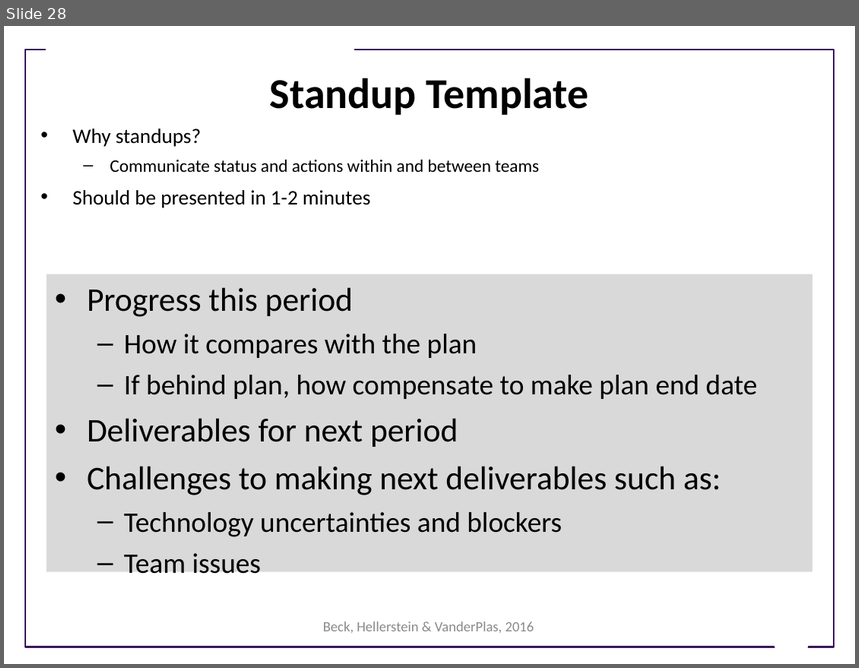
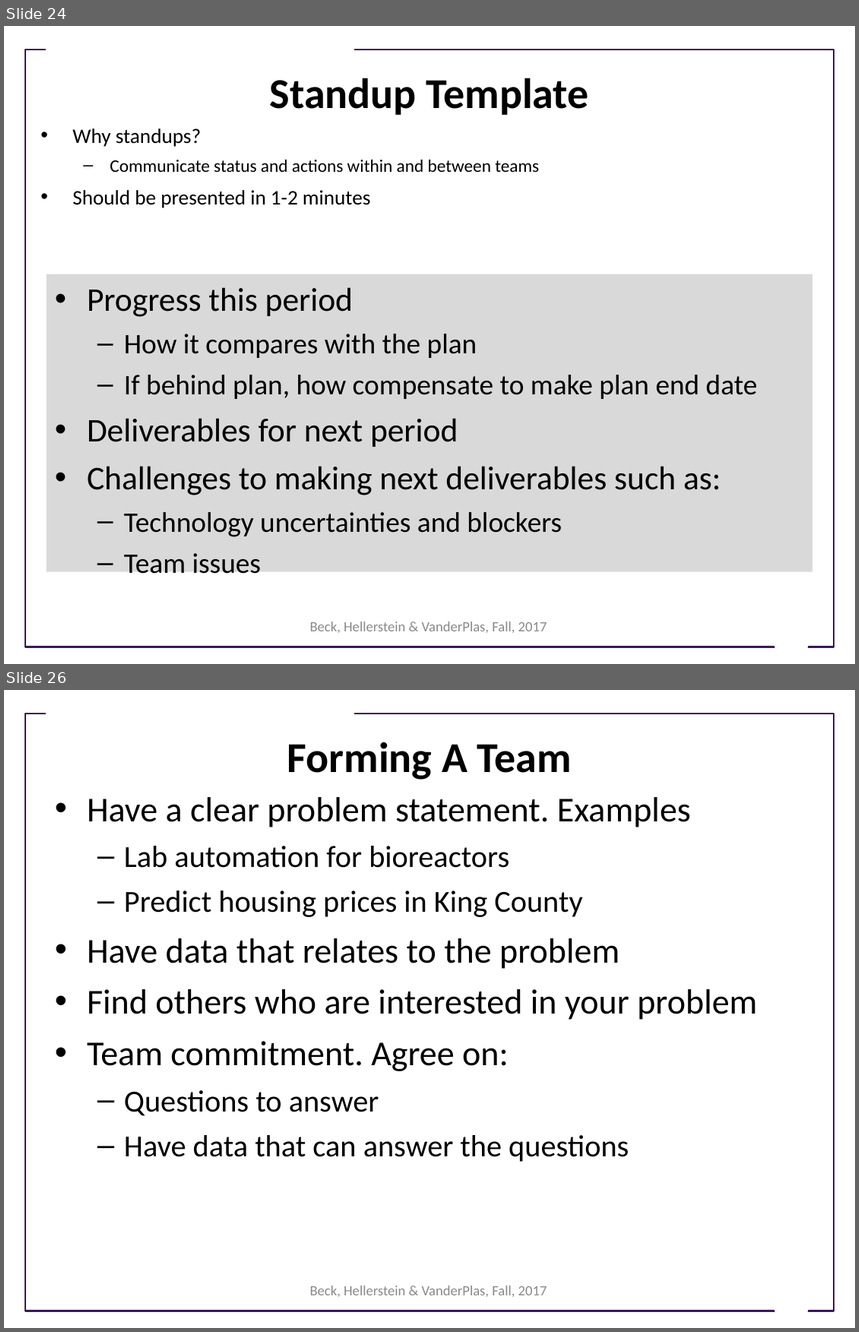
Before and after one commit to UWSEDS/LectureNotes, a slide deck: Working-in-Teams.ppt. Shown one above the other, each under a label of ours: slide 28 before the commit, slides 24 and 26 after it; the slides between them are not shown. The pictures are 859x668 and 859x1332 pixels, drawn with LibreOffice and Linux fonts; fonts in the diff are those of the drawing; background and template pictures are left out. Boxes give left, top, right and bottom in pixels: in the first picture for what was removed or moved away, otherwise in the second. Text is boxed around its words. In the diff, an @@ line names an element or a change of style, - is before the commit and + after.

Commit message:
Add team building

```diff
--- a/Working-in-Teams.ppt
+++ b/Working-in-Teams.ppt
@@ slide 26 added at [4, 690, 855, 1328], background #FFFFFF; not listed: 3 template elements that a slide beside it also shows @@
@@ title added at [287, 742, 572, 780], 36 pt, text #000000, bold @@
+Forming A Team
@@ text added at [87, 797, 757, 1162], 29.6 pt, text #000000 @@
+• Have a clear problem statement. Examples
+  – Lab automation for bioreactors
+  – Predict housing prices in King County
+• Have data that relates to the problem
+• Find others who are interested in your problem
+• Team commitment. Agree on:
+  – Questions to answer
+  – Have data that can answer the questions
@@ text added at [310, 1286, 547, 1297], 12 pt, text #898989 @@
+Beck, Hellerstein & VanderPlas, Fall, 2017
@@ what was slide 28 is now slide 24 @@
@@ slide 24 changed as well @@
@@ text at [310, 622, 547, 633]: text changed @@
-Beck, Hellerstein & VanderPlas, 2016
+Beck, Hellerstein & VanderPlas, Fall, 2017
```
Also in this commit, not shown: 22 other slides changed, 4 other slides added, 6 slides removed.
